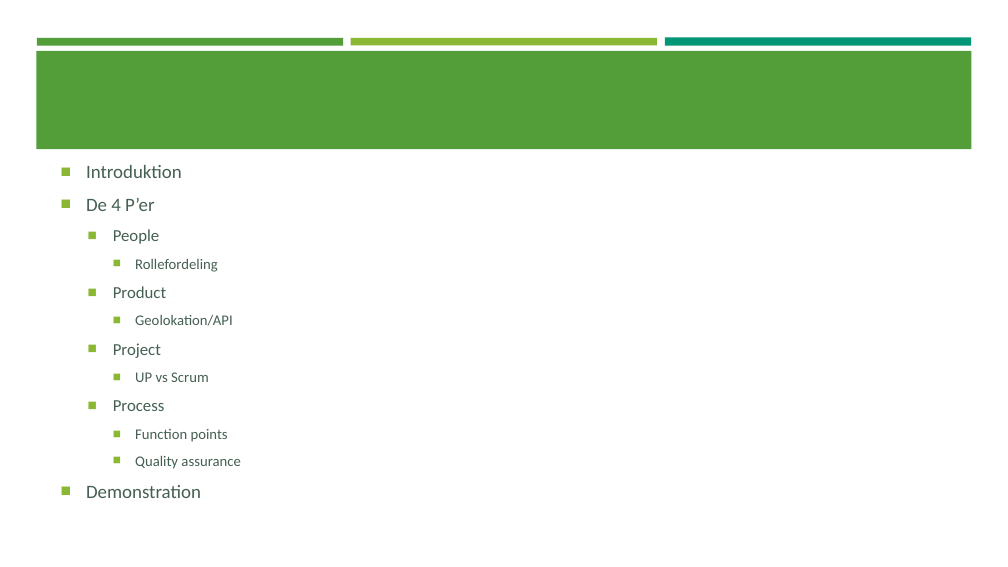
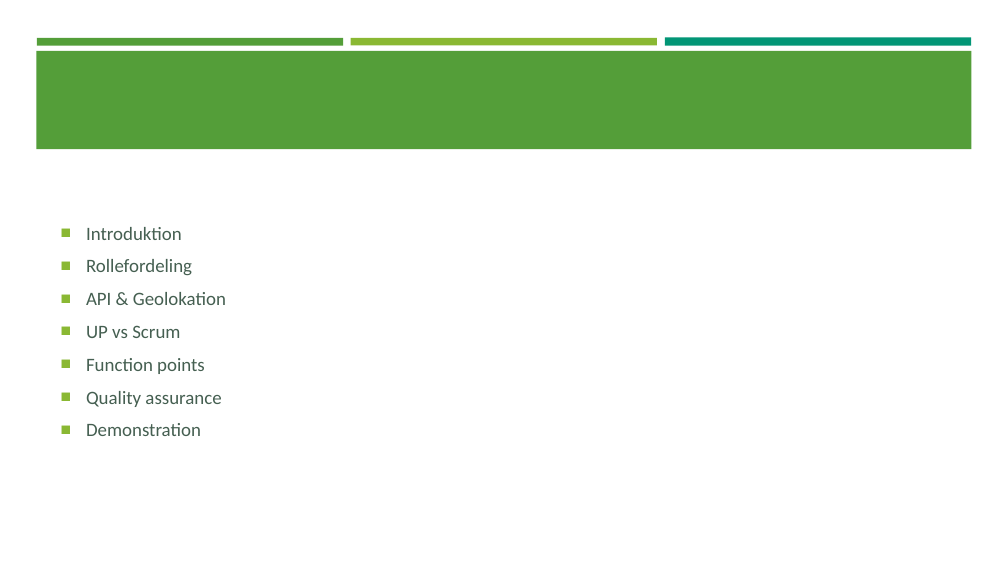
Before and after one commit to C-Strunge/3.SemesterSWD-Eksamen.Final, a slide deck: slide 2 of The Next præsentation.pptx. Drawn at 1008x567 pixels with LibreOffice and Linux fonts; fonts in the diff are those of the drawing. Boxes give left, top, right and bottom in pixels: in the first picture for what was removed or moved away, otherwise in the second. Text is boxed around its words. In the diff, an @@ line names an element or a change of style, - is before the commit and + after.

```diff
--- a/The Next præsentation.pptx
+++ b/The Next præsentation.pptx
@@ text at [86, 198, 159, 244]: paragraphs removed @@
-■ De 4 P’er
-  ■ People
@@ text at [86, 259, 221, 407]: size 14 to 18 pt in "Rollefordeling", "UP vs Scrum", "Function points", "Quality assurance"; list level 3 to 1 in "Rollefordeling"; list level 3 to 1 in "UP vs Scrum"; list level 3 to 1 in "Function points"; list level 3 to 1 in "Quality assurance" @@
@@ text at [86, 292, 226, 305]: text changed; size 14 to 18 pt @@
-  ■ Product
-    ■ Geolokation/API
-  ■ Project
+■ API & Geolokation
@@ text at [113, 400, 165, 411]: paragraph removed @@
-  ■ Process
```
Also in this commit, not shown: 3 other slides changed.
